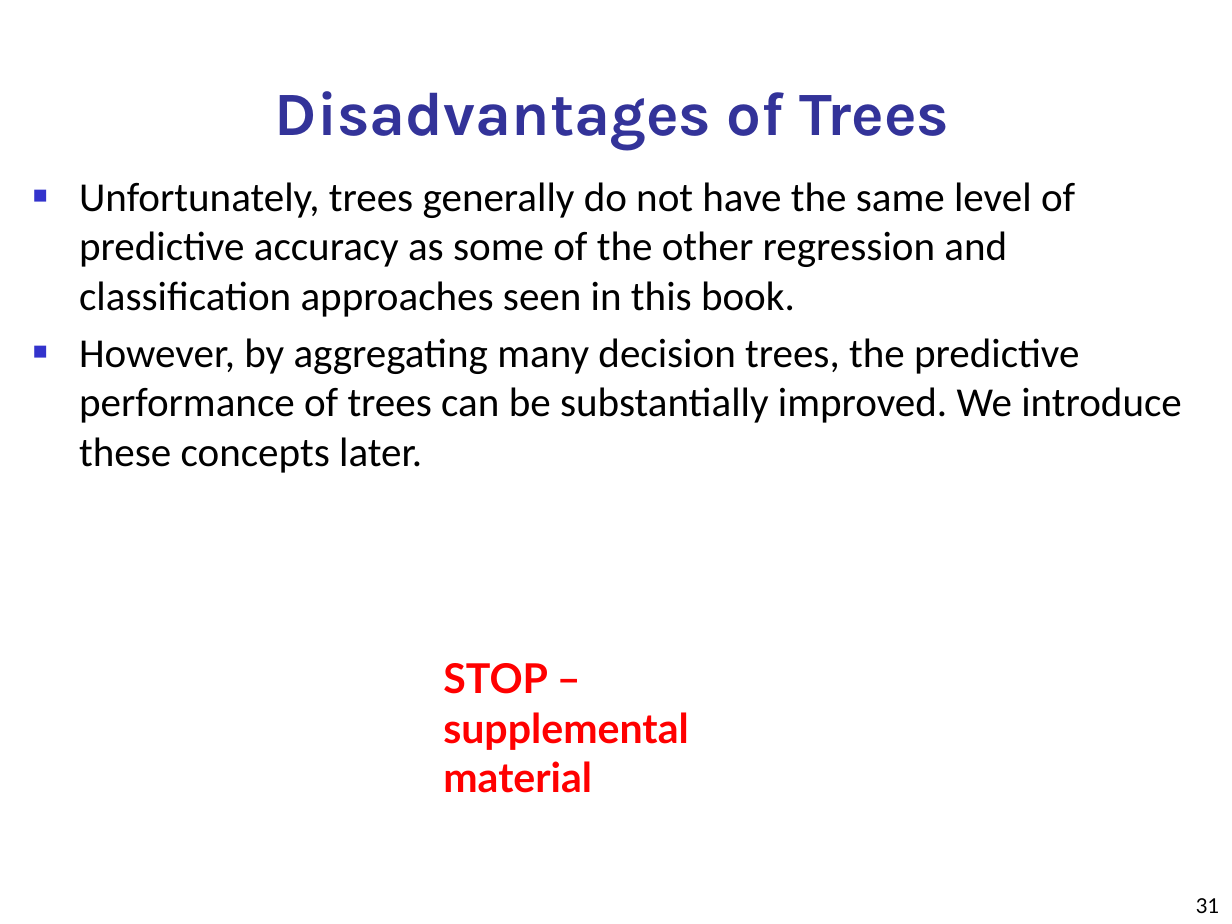
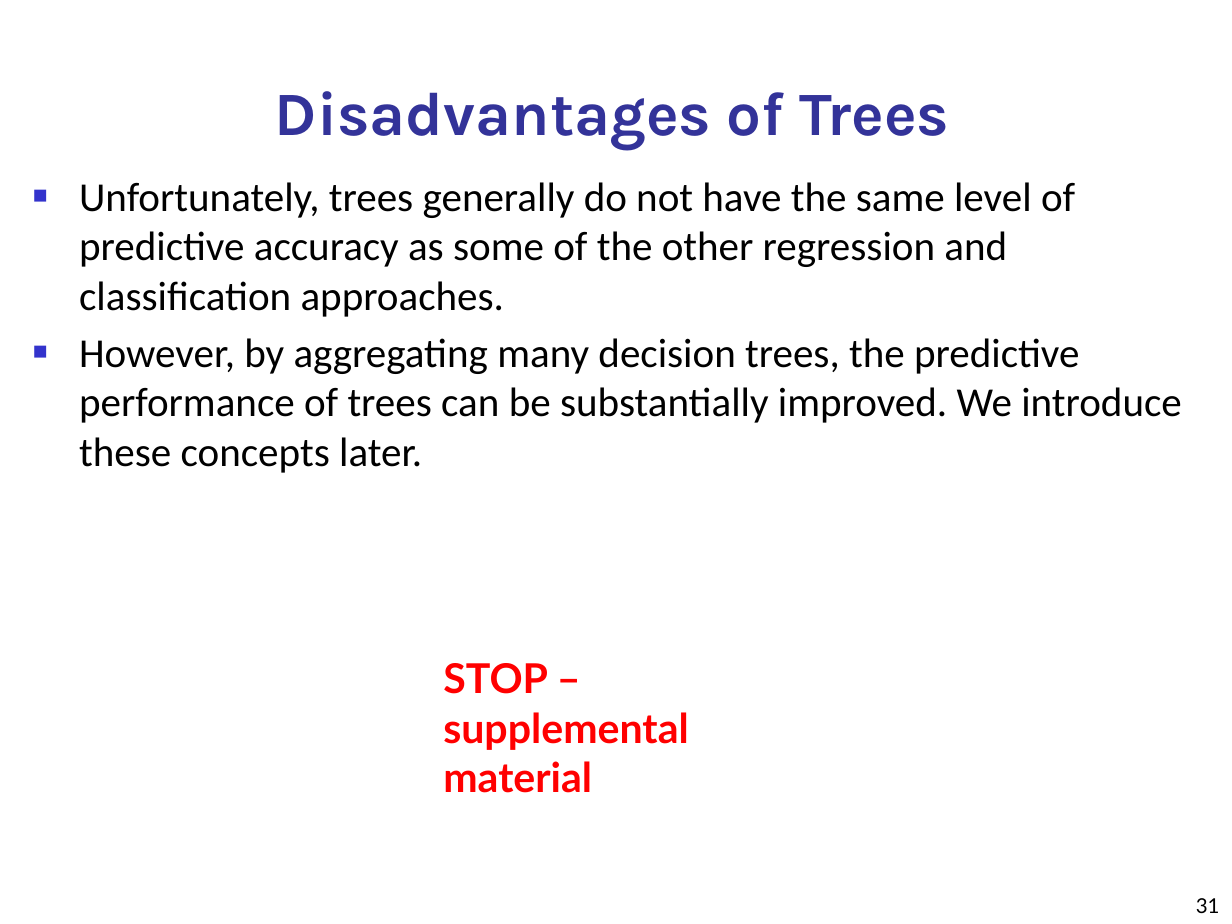
Before and after one commit to jayurbain/DataScienceIntro, a slide deck: slide 31 of slides/08_decision_trees.pptx. Drawn at 1232x924 pixels with LibreOffice and Linux fonts; fonts in the diff are those of the drawing. Boxes give left, top, right and bottom in pixels: in the first picture for what was removed or moved away, otherwise in the second. Text is boxed around its words. In the diff, an @@ line names an element or a change of style, - is before the commit and + after.

```diff
--- a/slides/08_decision_trees.pptx
+++ b/slides/08_decision_trees.pptx
@@ text at (79, 182, 1075, 317): text changed @@
-■ Unfortunately, trees generally do not have the same level of predictive accuracy as some of the other regression and classification approaches seen in this book.
+■ Unfortunately, trees generally do not have the same level of predictive accuracy as some of the other regression and classification approaches.
```
Also in this commit, not shown: 24 other slides changed, 1 other file.
